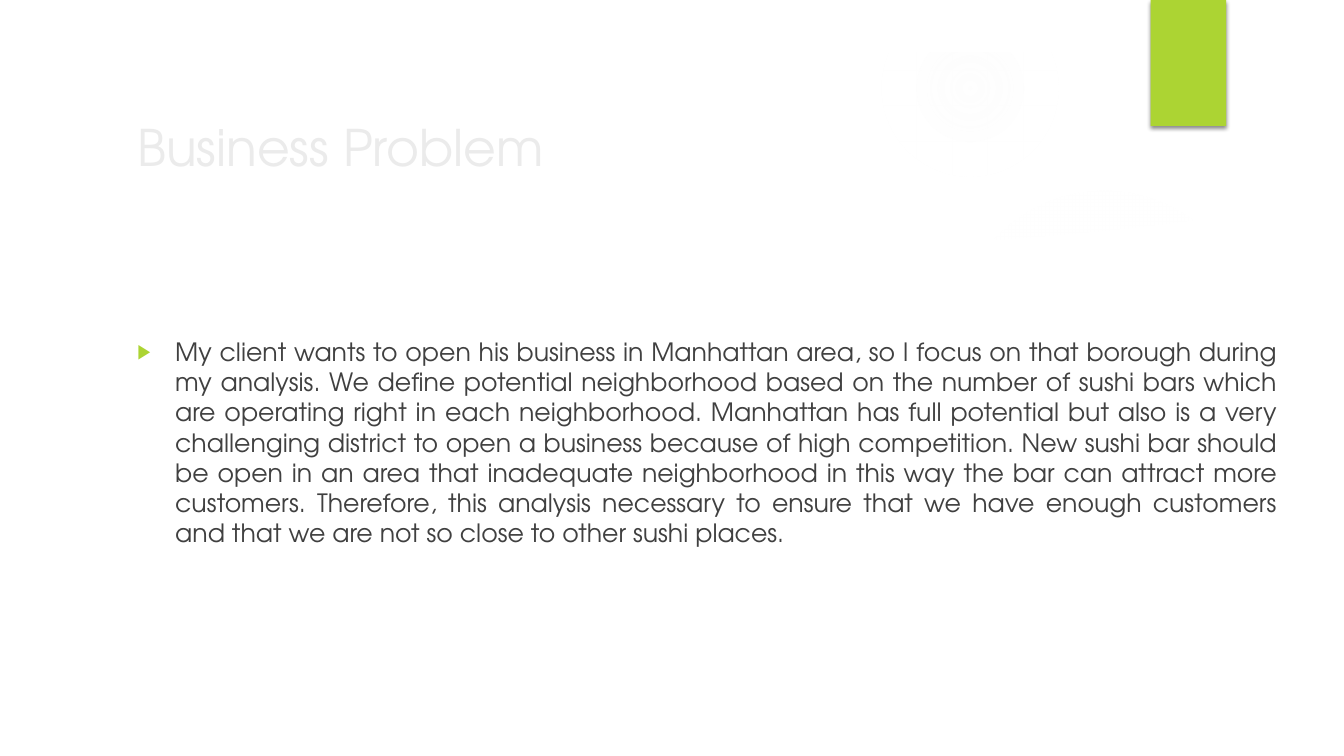
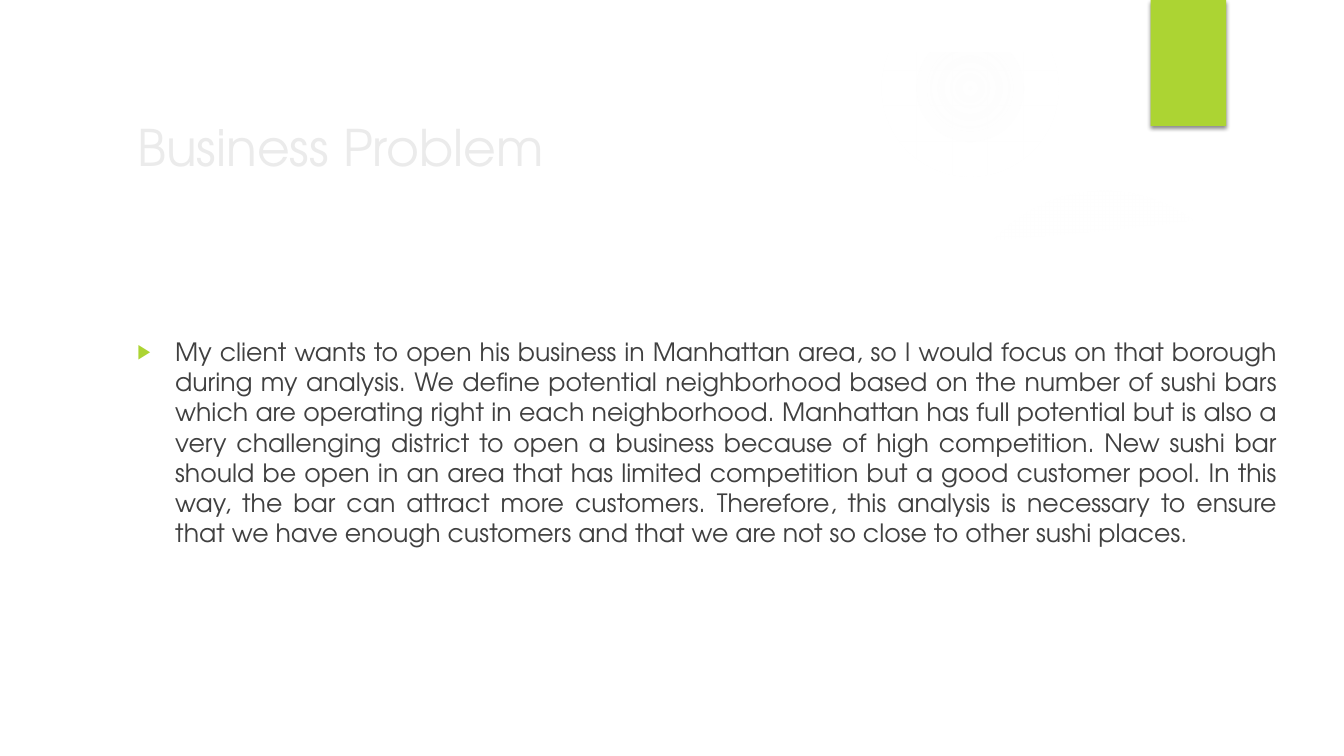
Before and after one commit to RaviTejaMandapati89/Github-and-IBM-Integration-capstone, a slide deck: slide 3 of project_presentation.pptx. Drawn at 1344x756 pixels with LibreOffice and Linux fonts; fonts in the diff are those of the drawing; background and template pictures are left out. Boxes give left, top, right and bottom in pixels: in the first picture for what was removed or moved away, otherwise in the second. Text is boxed around its words. In the diff, an @@ line names an element or a change of style, - is before the commit and + after.

```diff
--- a/project_presentation.pptx
+++ b/project_presentation.pptx
@@ text at [175,342,1277,548]: text changed @@
-▶ My client wants to open his business in Manhattan area, so I focus on that borough during my analysis. We define potential neighborhood based on the number of sushi bars which are operating right in each neighborhood. Manhattan has full potential but also is a very challenging district to open a business because of high competition. New sushi bar should be open in an area that inadequate neighborhood in this way the bar can attract more customers. Therefore, this analysis necessary to ensure that we have enough customers and that we are not so close to other sushi places.
+▶ My client wants to open his business in Manhattan area, so I would focus on that borough during my analysis. We define potential neighborhood based on the number of sushi bars which are operating right in each neighborhood. Manhattan has full potential but is also a very challenging district to open a business because of high competition. New sushi bar should be open in an area that has limited competition but a good customer pool. In this way, the bar can attract more customers. Therefore, this analysis is necessary to ensure that we have enough customers and that we are not so close to other sushi places.
```
Also in this commit, not shown: 13 other slides changed.
